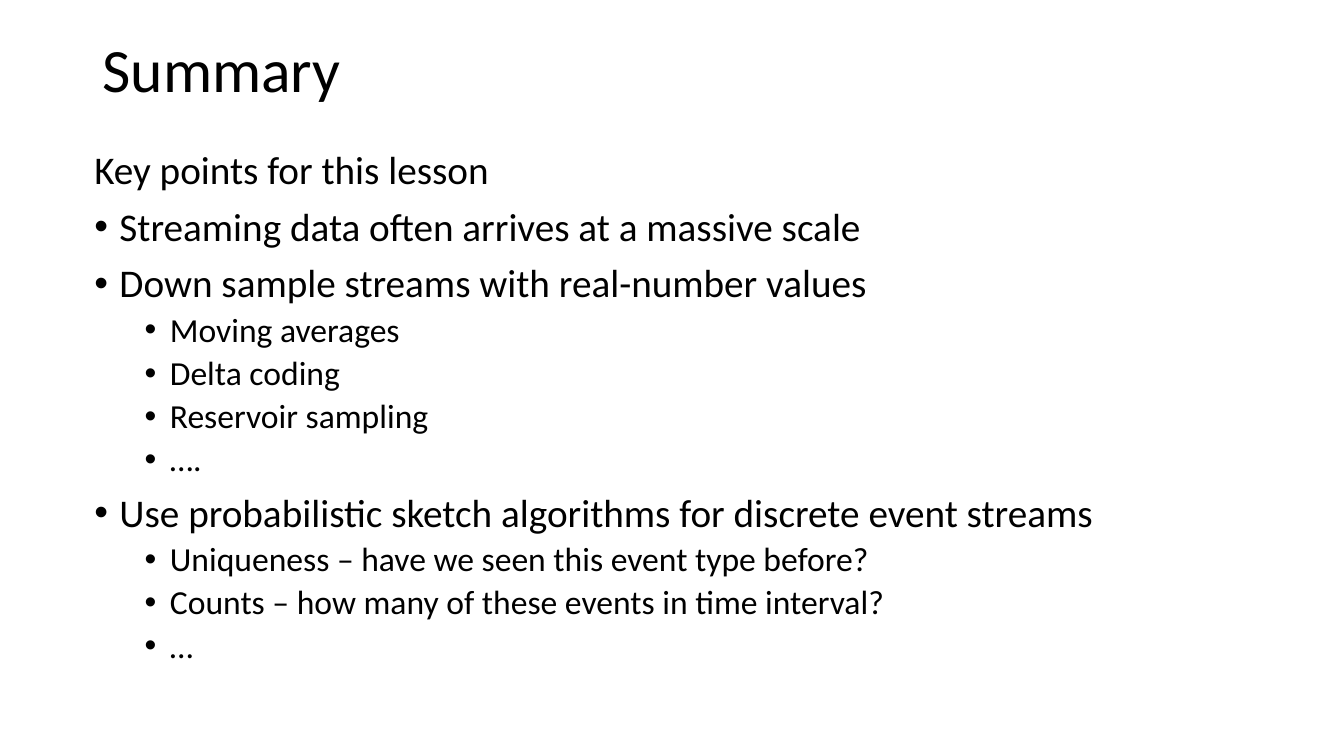
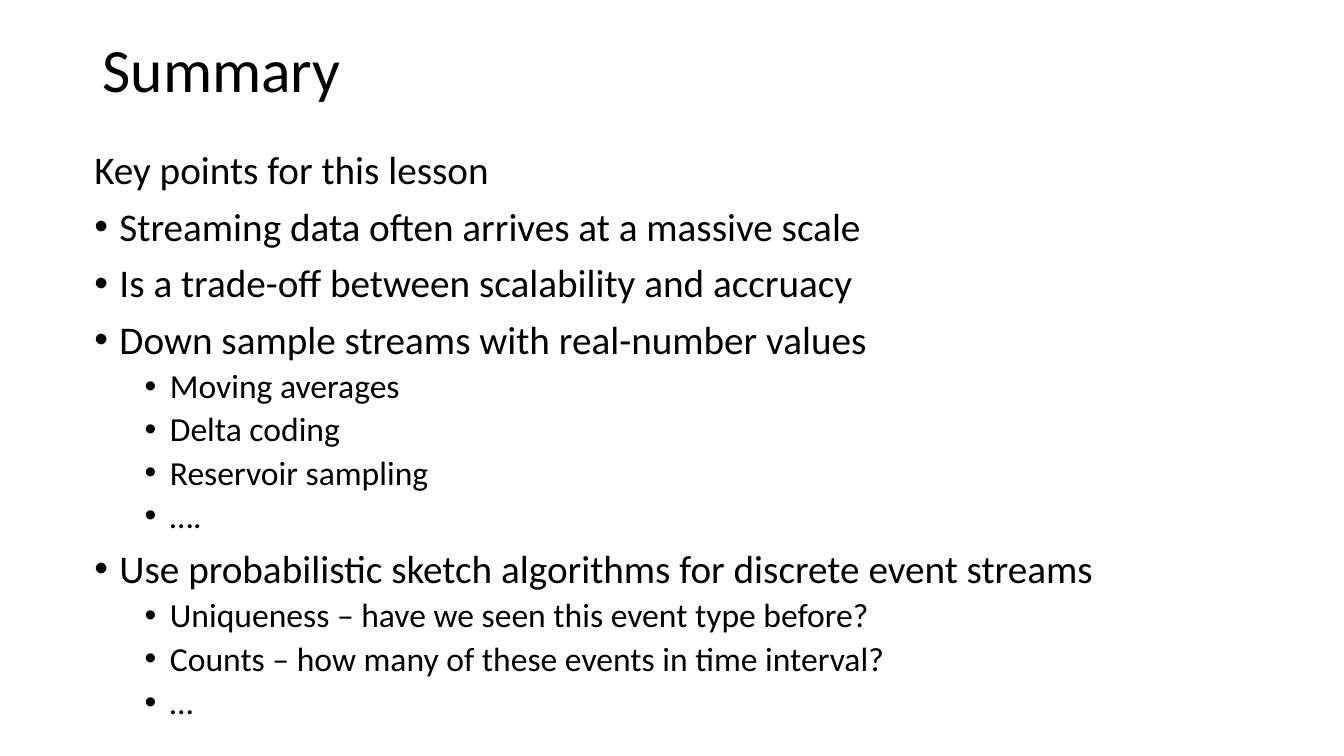
Before and after one commit to StephenElston/CSCI-E-108, a slide deck: slide 85 of slides/6_OnlineAnalytics_Part1.pptx (slide 84 before the commit). Drawn at 1344x756 pixels with LibreOffice and Linux fonts; fonts in the diff are those of the drawing. Boxes give left, top, right and bottom in pixels: in the first picture for what was removed or moved away, otherwise in the second. Text is boxed around its words. In the diff, an @@ line names an element or a change of style, - is before the commit and + after.

Commit message:
Typo corrections from lecture

```diff
--- a/slides/6_OnlineAnalytics_Part1.pptx
+++ b/slides/6_OnlineAnalytics_Part1.pptx
@@ text at box(119, 269, 852, 304): paragraph added @@
+• Is a trade-off between scalability and accruacy
```
Also in this commit, not shown: 9 other slides changed, 1 slide added.
